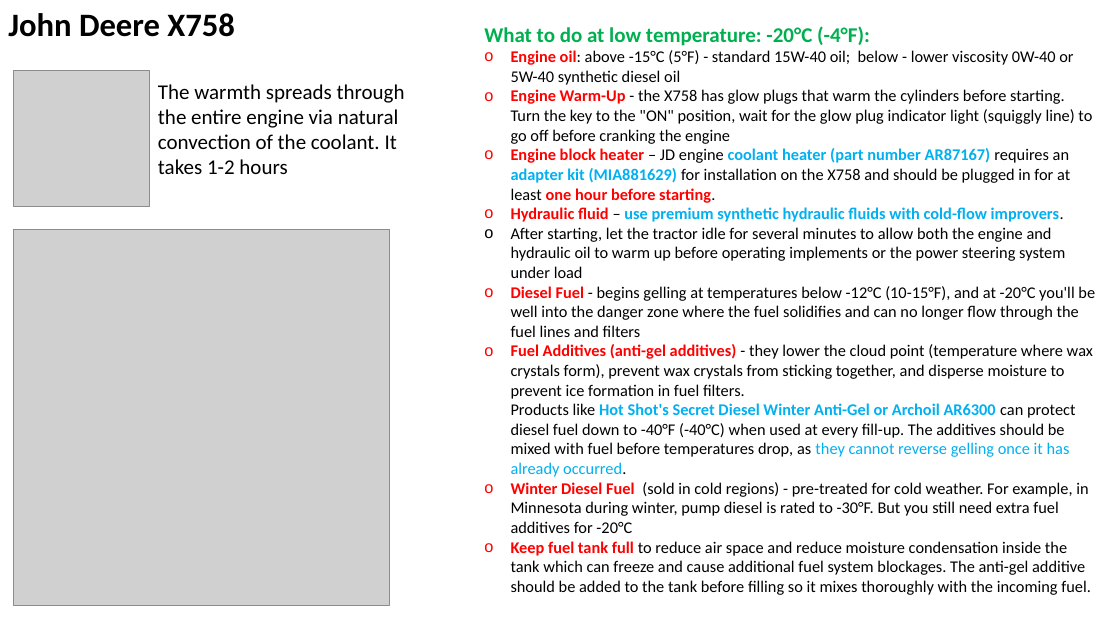
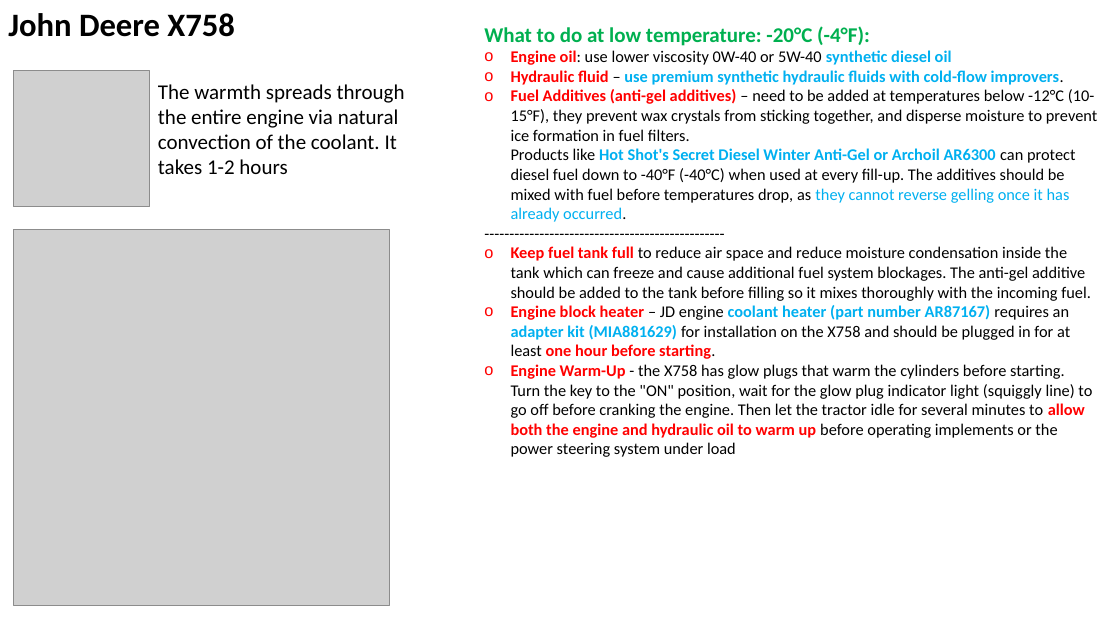
Before and after one commit to lselector/misc_farm, a slide deck: slide 5 of tractor_jd_1025r_X758.pptx. Drawn at 1120x630 pixels with LibreOffice and Linux fonts; fonts in the diff are those of the drawing; grey boxes stand for pictures. Boxes give left, top, right and bottom in pixels: in the first picture for what was removed or moved away, otherwise in the second. Text is boxed around its words. In the diff, an @@ line names an element or a change of style, - is before the commit and + after.

Commit message:
update

```diff
--- a/tractor_jd_1025r_X758.pptx
+++ b/tractor_jd_1025r_X758.pptx
@@ text at <box>511,50,1097,301</box>: text changed @@
-o Engine oil: above -15°C (5°F) - standard 15W-40 oil; below - lower viscosity 0W-40 or 5W-40 synthetic diesel oil
-o Engine Warm-Up - the X758 has glow plugs that warm the cylinders before starting. Turn the key to the "ON" position, wait for the glow plug indicator light (squiggly line) to go off before cranking the engine
+o Engine oil: use lower viscosity 0W-40 or 5W-40 synthetic diesel oil
+o Hydraulic fluid – use premium synthetic hydraulic fluids with cold-flow improvers.
+o Fuel Additives (anti-gel additives) – need to be added at temperatures below -12°C (10-15°F), they prevent wax crystals from sticking together, and disperse moisture to prevent ice formation in fuel filters.
+  Products like Hot Shot's Secret Diesel Winter Anti-Gel or Archoil AR6300 can protect diesel fuel down to -40°F (-40°C) when used at every fill-up. The additives should be mixed with fuel before temperatures drop, as they cannot reverse gelling once it has already occurred.
+------------------------------------------------
+o Keep fuel tank full to reduce air space and reduce moisture condensation inside the tank which can freeze and cause additional fuel system blockages. The anti-gel additive should be added to the tank before filling so it mixes thoroughly with the incoming fuel.
@@ text at <box>511,364,1092,457</box>: text changed @@
-o Hydraulic fluid – use premium synthetic hydraulic fluids with cold-flow improvers.
-o After starting, let the tractor idle for several minutes to allow both the engine and hydraulic oil to warm up before operating implements or the power steering system under load
-o Diesel Fuel - begins gelling at temperatures below -12°C (10-15°F), and at -20°C you'll be well into the danger zone where the fuel solidifies and can no longer flow through the fuel lines and filters
-o Fuel Additives (anti-gel additives) - they lower the cloud point (temperature where wax crystals form), prevent wax crystals from sticking together, and disperse moisture to prevent ice formation in fuel filters.
-  Products like Hot Shot's Secret Diesel Winter Anti-Gel or Archoil AR6300 can protect diesel fuel down to -40°F (-40°C) when used at every fill-up. The additives should be mixed with fuel before temperatures drop, as they cannot reverse gelling once it has already occurred.
-o Winter Diesel Fuel (sold in cold regions) - pre-treated for cold weather. For example, in Minnesota during winter, pump diesel is rated to -30°F. But you still need extra fuel additives for -20°C
-o Keep fuel tank full to reduce air space and reduce moisture condensation inside the tank which can freeze and cause additional fuel system blockages. The anti-gel additive should be added to the tank before filling so it mixes thoroughly with the incoming fuel.
+o Engine Warm-Up - the X758 has glow plugs that warm the cylinders before starting. Turn the key to the "ON" position, wait for the glow plug indicator light (squiggly line) to go off before cranking the engine. Then let the tractor idle for several minutes to allow both the engine and hydraulic oil to warm up before operating implements or the power steering system under load
```
Also in this commit, not shown: 1 slide added.
